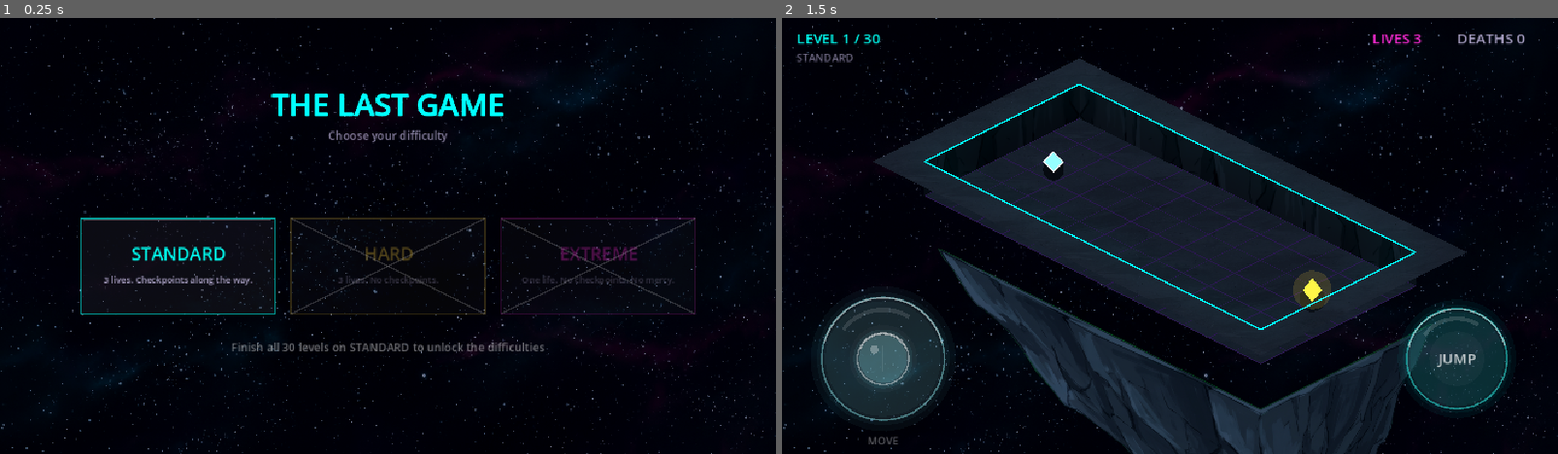
Above: before the commit, frames 1-2 (left to right).
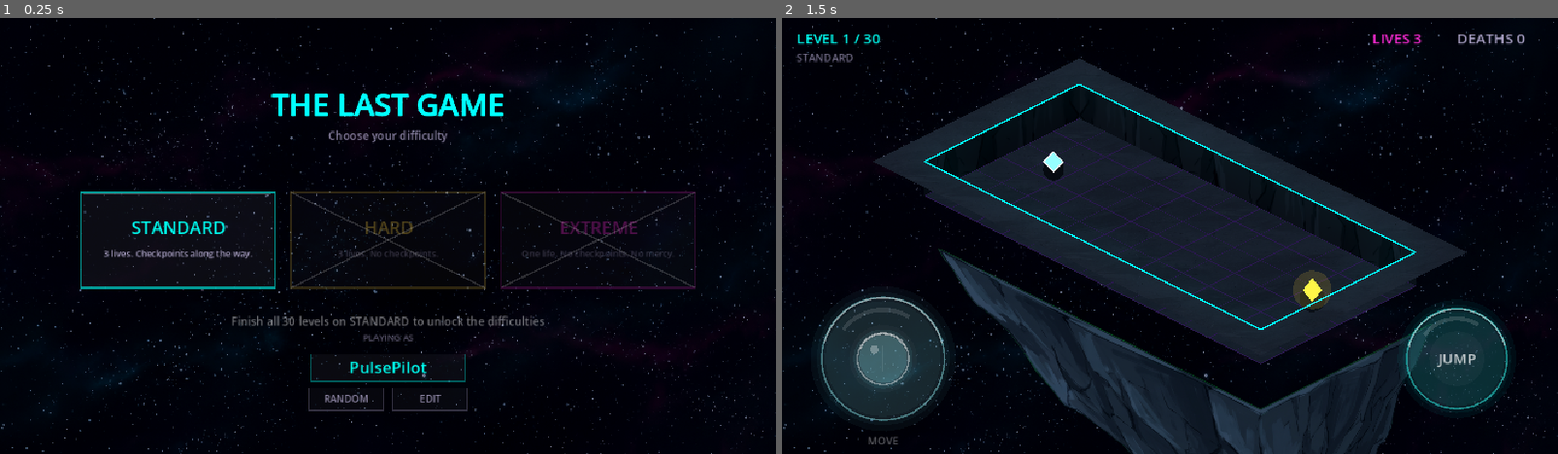
Above: after the commit, the same moments.

Repository: milko-ux/the-last-game
Game: Godot game, scene res://main.tscn
The game is run twice, just before and just after one commit, with the same random seed, the same clock (stepped at 60 frames per second) and the same inputs.
Inputs (mouse positions are in pixels of both pictures, inside the frame that each line leads up to):
- Up to frame 1 (0.25 s): no input
- Up to frame 2 (1.5 s): tap Enter at 0.5 s; move the mouse to (1340, 214) at 0.52 s; hold Right (ui_right) 0.53-1.25 s; tap R at 0.6 s; click (1340, 214) at 0.67 s; tap Space at 0.77, 1.25 s; drag from (1014, 257) to (1131, 323) at 1.27 s

The runs differ from the first frame. In frame 1, 5.1% of the frame differs, in the area x 10-90%, y 39-91%; in frame 2, nothing differs.

Commit message:
Guest-first player name: generated, rerollable, editable
Phase 2 onboarding, the part that needs no backend.

- autoload/profile.gd hands out a generated name on first launch
  (GlitchSignal, CinderDodger, SolarWarden) and saves it to
  user://profile.save. The player is never shown an empty text field —
  the random name IS the default, and editing is opt-in.
- Difficulty screen gains a "PLAYING AS" row with RANDOM and EDIT.
  RANDOM never returns the current name, so the button always visibly
  does something.
- The name appears on the results screen, so it starts feeling like
  theirs before any account exists.
- Rejected input (blank, whitespace, symbols only, under 2 chars)
  leaves the previous name intact rather than wiping it. Deliberately
  no profanity filter here — Talo does that server-side at
  registration and a second worse copy would only disagree with it.
- Menu layout tightened; the name row was clipping the bottom edge at
  the real viewport size.
- Enabled html/experimental_virtual_keyboard so phones can raise a
  keyboard for the edit field.

VERIFIED: generation, persistence across reload, RANDOM, EDIT opening,
tap-away dismiss, the submit/validation logic (headless), and the
results-screen layout.

NOT VERIFIED: actually typing into the field. The browser pane cannot
deliver keystrokes to Godot at all — twelve Space presses produced no
jump — so this needs checking on a real keyboard, and the mobile
virtual keyboard needs checking on a real phone. RANDOM is the
fallback if typing turns out to be awkward on mobile.

Co-Authored-By: Claude Opus 5 <noreply@anthropic.com>

Diff:
--- /dev/null
+++ b/autoload/profile.gd
@@ -0,0 +1,107 @@
+extends Node
+# ============================================================
+# PROFILE — who the player is, before they have an account.
+#
+# Guest-first: a name is handed out the moment the game starts, so
+# nobody is ever staring at an empty text field wondering what to
+# type. They can reroll it or write their own, and it's saved
+# locally so it sticks between sessions.
+#
+# `claimed` stays false until Phase 3, when an account can actually
+# be registered with Talo. Until then this is purely a local
+# nickname — no personal data, so no consent handling needed yet.
+# ============================================================
+
+const SAVE_PATH := "user://profile.save"
+const MAX_LENGTH := 16
+const MIN_LENGTH := 2
+
+# Two halves that read like the game looks: cold, neon, a bit menacing.
+const FIRST := [
+	"Neon", "Void", "Ghost", "Chrome", "Static", "Pulse", "Vapor", "Ember",
+	"Cobalt", "Nova", "Rift", "Echo", "Onyx", "Prism", "Zero", "Hex",
+	"Flux", "Drift", "Cinder", "Halo", "Glitch", "Solar", "Iron", "Dusk",
+]
+const SECOND := [
+	"Wraith", "Runner", "Circuit", "Dodger", "Vector", "Spectre", "Drifter",
+	"Blade", "Signal", "Phantom", "Rider", "Cipher", "Nomad", "Shard",
+	"Warden", "Comet", "Husk", "Relay", "Falcon", "Ronin", "Pilot", "Widow",
+]
+
+signal username_changed(name: String)
+
+var username := ""
+# Set once a real account exists (Phase 3). Guests are unclaimed.
+var claimed := false
+
+
+func _ready() -> void:
+	load_profile()
+	if username.is_empty():
+		username = generate()
+		save_profile()
+
+
+# A fresh random name. Never returns the current one, so hitting
+# reroll always visibly does something.
+func generate() -> String:
+	var candidate := username
+	var guard := 0
+	while candidate == username and guard < 12:
+		candidate = FIRST[randi() % FIRST.size()] + SECOND[randi() % SECOND.size()]
+		guard += 1
+	return candidate
+
+
+func reroll() -> void:
+	username = generate()
+	save_profile()
+	username_changed.emit(username)
+
+
+# Returns true if the name was accepted. Rejects blank/too-short input
+# so the player can't end up nameless by clearing the field.
+func set_username(raw: String) -> bool:
+	var clean := _sanitise(raw)
+	if clean.length() < MIN_LENGTH:
+		return false
+	username = clean
+	save_profile()
+	username_changed.emit(username)
+	return true
+
+
+# Keeps it to something a leaderboard can display: letters, digits,
+# and single spaces, trimmed and length-capped. Deliberately does NOT
+# filter profanity — Talo does that server-side at registration, and
+# doing it here too would just be a worse duplicate.
+func _sanitise(raw: String) -> String:
+	var out := ""
+	for c in raw.strip_edges():
+		if c.is_valid_identifier() or c.to_upper() != c.to_lower() or c.is_valid_int() or c == " ":
+			out += c
+		if out.length() >= MAX_LENGTH:
+			break
+	return out.strip_edges()
+
+
+func save_profile() -> void:
+	var f := FileAccess.open(SAVE_PATH, FileAccess.WRITE)
+	if f == null:
+		push_warning("Could not write %s" % SAVE_PATH)
+		return
+	f.store_string(JSON.stringify({"username": username, "claimed": claimed}))
+	f.close()
+
+
+func load_profile() -> void:
+	if not FileAccess.file_exists(SAVE_PATH):
+		return
+	var f := FileAccess.open(SAVE_PATH, FileAccess.READ)
+	if f == null:
+		return
+	var parsed = JSON.parse_string(f.get_as_text())
+	f.close()
+	if parsed is Dictionary:
+		username = String(parsed.get("username", ""))
+		claimed = bool(parsed.get("claimed", false))
--- a/main.tscn
+++ b/main.tscn
@@ -43,5 +43,10 @@
 
 [node name="UI" type="CanvasLayer" parent="."]
 
+[node name="NameEdit" type="LineEdit" parent="UI"]
+visible = false
+alignment = 1
+max_length = 16
+
 [node name="Screen" type="Node2D" parent="UI"]
 script = ExtResource("3_ui")
--- a/project.godot
+++ b/project.godot
@@ -20,6 +20,7 @@
 Iso="*res://autoload/iso.gd"
 Palette="*res://autoload/palette.gd"
 Progress="*res://autoload/progress.gd"
+Profile="*res://autoload/profile.gd"
 
 [display]
 
--- a/ui/ui.gd
+++ b/ui/ui.gd
@@ -35,6 +35,15 @@
 var showing_menu := true
 var _tier_rects: Array = []
 
+# Name row on the menu. The player already HAS a name by the time they
+# get here (Profile hands one out on first launch), so this is about
+# changing it, never about filling in a blank.
+var _name_rect := Rect2()
+var _reroll_rect := Rect2()
+var _edit_rect := Rect2()
+var _editing_name := false
+@onready var _name_edit: LineEdit = get_parent().get_node("NameEdit")
+
 # --- Results screen ---
 var showing_results := false
 var menu_button_rect := Rect2()
@@ -54,7 +63,59 @@
 var stick_fade := 0.0
 
 
+func _ready() -> void:
+	_style_name_edit()
+	_name_edit.text_submitted.connect(_on_name_submitted)
+	_name_edit.focus_exited.connect(_finish_name_edit)
+
+
+# Matches the frosted-glass language without touching the touch controls
+# themselves, which are a non-negotiable.
+func _style_name_edit() -> void:
+	var box := StyleBoxFlat.new()
+	box.bg_color = Color(1, 1, 1, 0.06)
+	box.border_color = Color(Palette.EDGE.r, Palette.EDGE.g, Palette.EDGE.b, 0.7)
+	box.set_border_width_all(2)
+	box.set_corner_radius_all(4)
+	box.content_margin_left = 10.0
+	box.content_margin_right = 10.0
+	_name_edit.add_theme_stylebox_override("normal", box)
+	_name_edit.add_theme_stylebox_override("focus", box)
+	_name_edit.add_theme_color_override("font_color", Palette.EDGE)
+	_name_edit.add_theme_color_override("caret_color", Palette.EDGE)
+	_name_edit.add_theme_font_size_override("font_size", 20)
+
+
+func _begin_name_edit() -> void:
+	_editing_name = true
+	_name_edit.text = Profile.username
+	_name_edit.visible = true
+	_name_edit.position = _name_rect.position
+	_name_edit.size = _name_rect.size
+	_name_edit.grab_focus()
+	_name_edit.select_all()
+
+
+func _on_name_submitted(text: String) -> void:
+	# A rejected name (blank, too short, symbols only) just leaves the
+	# old one in place rather than wiping it.
+	Profile.set_username(text)
+	_finish_name_edit()
+
+
+func _finish_name_edit() -> void:
+	if not _editing_name:
+		return
+	_editing_name = false
+	_name_edit.visible = false
+	_name_edit.release_focus()
+
+
 func _process(delta: float) -> void:
+	# The name field only ever exists on the menu.
+	if _editing_name and not showing_menu:
+		_finish_name_edit()
+
 	if copy_flash_timer > 0.0:
 		copy_flash_timer -= delta
 	if jump_flash > 0.0:
@@ -186,6 +247,16 @@
 
 
 func _tap_menu(pos: Vector2) -> void:
+	if _reroll_rect.has_point(pos):
+		Profile.reroll()
+		return
+	if _edit_rect.has_point(pos) or _name_rect.has_point(pos):
+		_begin_name_edit()
+		return
+	if _editing_name:
+		_finish_name_edit()
+		return
+
 	var tiers := [Progress.Diff.STANDARD, Progress.Diff.HARD, Progress.Diff.EXTREME]
 	for i in range(_tier_rects.size()):
 		if _tier_rects[i].has_point(pos) and Progress.is_unlocked(tiers[i]):
@@ -325,7 +396,7 @@
 	var ch := 118.0
 	var gap := 20.0
 	var x := cx - (cw * 3.0 + gap * 2.0) * 0.5
-	var y := screen.y * 0.46
+	var y := screen.y * 0.40
 	_tier_rects = []
 
 	for i in range(tiers.size()):
@@ -359,6 +430,38 @@
 		centre_text(font, "Finish all %d levels on STANDARD to unlock the difficulties" % level_count,
 			Vector2(cx, y + ch + 42), 14, Color(1, 1, 1, 0.45))
 
+	_draw_name_row(cx, y + ch + 84, font)
+
+
+# "Playing as <name>" with reroll and edit. No account, no login — the
+# name already exists, so this is a nicety, not a gate.
+func _draw_name_row(cx: float, row_y: float, font) -> void:
+	centre_text(font, "PLAYING AS", Vector2(cx, row_y - 22), 11,
+		Color(Palette.TEXT.r, Palette.TEXT.g, Palette.TEXT.b, 0.55))
+
+	var nw: float = maxf(190.0,
+		font.get_string_size(Profile.username, HORIZONTAL_ALIGNMENT_LEFT, -1, 20).x + 40.0)
+	_name_rect = Rect2(Vector2(cx - nw * 0.5, row_y - 2), Vector2(nw, 34))
+
+	# While the LineEdit is up it draws itself, so skip the painted version.
+	if not _editing_name:
+		draw_rect(_name_rect, Color(1, 1, 1, 0.04), true)
+		draw_rect(_name_rect, Color(Palette.EDGE.r, Palette.EDGE.g, Palette.EDGE.b, 0.35), false, 1.0)
+		centre_text(font, Profile.username,
+			_name_rect.position + Vector2(nw * 0.5, 17), 20, Palette.EDGE)
+
+	var bw := 92.0
+	var by := row_y + 40.0
+	_reroll_rect = Rect2(Vector2(cx - bw - 6.0, by), Vector2(bw, 28))
+	_edit_rect   = Rect2(Vector2(cx + 6.0, by), Vector2(bw, 28))
+
+	for pair in [[_reroll_rect, "RANDOM"], [_edit_rect, "EDIT"]]:
+		var r: Rect2 = pair[0]
+		draw_rect(r, Color(1, 1, 1, 0.03), true)
+		draw_rect(r, Color(Palette.TEXT.r, Palette.TEXT.g, Palette.TEXT.b, 0.30), false, 1.0)
+		centre_text(font, String(pair[1]), r.position + Vector2(bw * 0.5, 14), 12,
+			Color(Palette.TEXT.r, Palette.TEXT.g, Palette.TEXT.b, 0.85))
+
 
 func _draw_results(screen: Vector2, font) -> void:
 	var accent := Palette.GOAL if result_won else Palette.HAZ
@@ -366,10 +469,12 @@
 	var cx := screen.x * 0.5
 
 	centre_text(font, title, Vector2(cx, screen.y * 0.5 - 130), 34, accent)
+	centre_text(font, Profile.username, Vector2(cx, screen.y * 0.5 - 100), 15,
+		Color(Palette.EDGE.r, Palette.EDGE.g, Palette.EDGE.b, 0.75))
 	centre_text(font, "Level reached: %d / %d" % [level_reached + 1, level_count],
-		Vector2(cx, screen.y * 0.5 - 80), 20, Palette.TEXT)
+		Vector2(cx, screen.y * 0.5 - 74), 20, Palette.TEXT)
 	centre_text(font, "Deaths: %d" % deaths,
-		Vector2(cx, screen.y * 0.5 - 48), 20, Palette.TEXT)
+		Vector2(cx, screen.y * 0.5 - 44), 20, Palette.TEXT)
 
 	var bw := 320.0
 	var bh := 60.0
Not shown, added: autoload/profile.gd.uid
Not shown, changed: export_presets.cfg
Not shown, changed: CLAUDE.md
